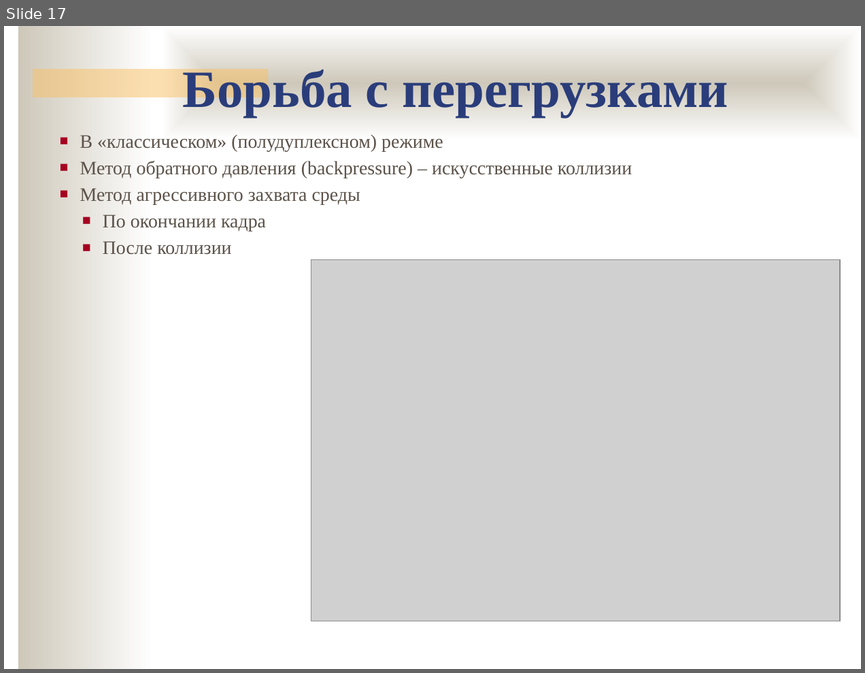
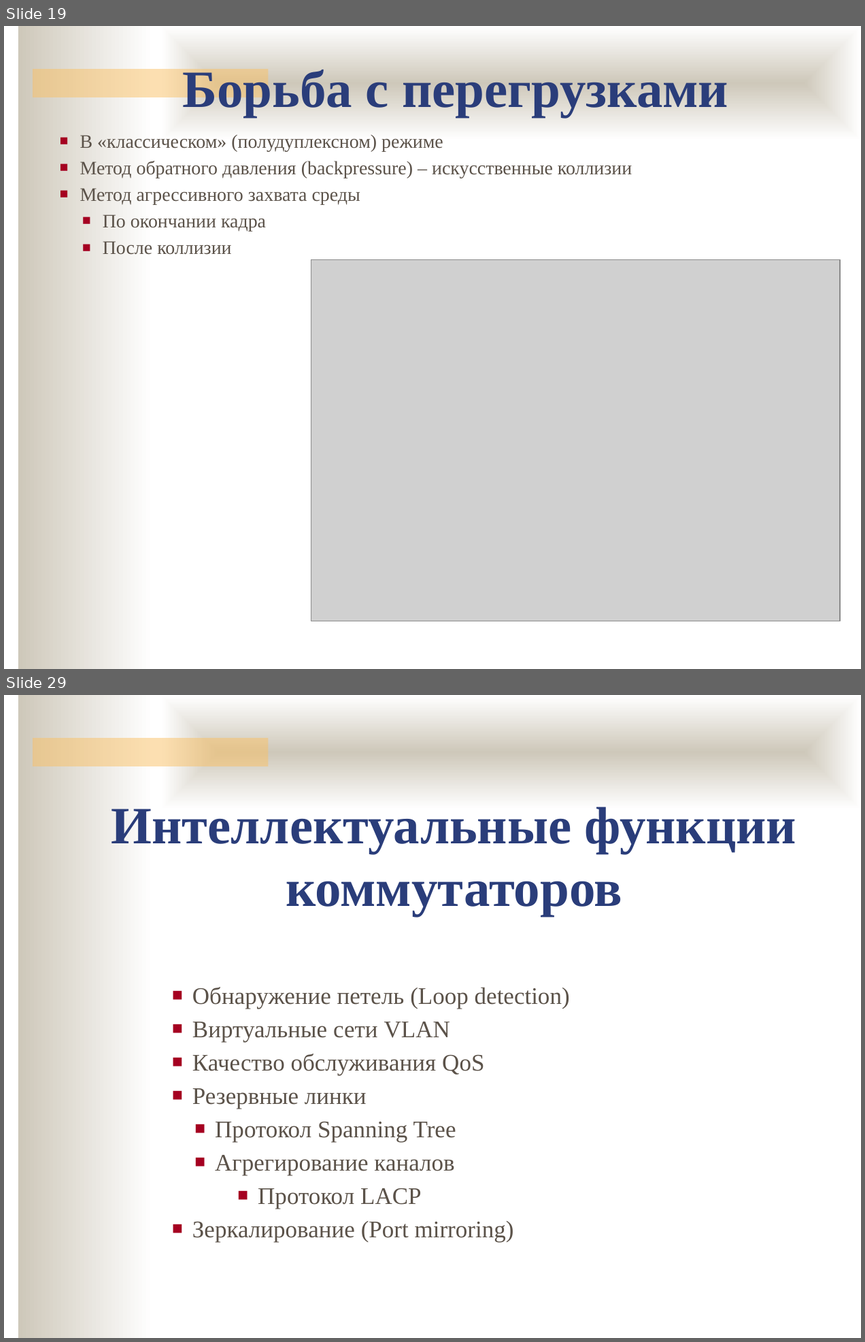
Before and after one commit to ukoloff/nets, a slide deck: 07.pptx. Shown one above the other, each under a label of ours: slide 17 before the commit, slides 19 and 29 after it; the slides between them are not shown. The pictures are 865x673 and 865x1342 pixels, drawn with LibreOffice and Linux fonts; fonts in the diff are those of the drawing; grey boxes stand for pictures; background and template pictures are left out. Boxes give left, top, right and bottom in pixels: in the first picture for what was removed or moved away, otherwise in the second. Text is boxed around its words. In the diff, an @@ line names an element or a change of style, - is before the commit and + after.

```diff
--- a/07.pptx
+++ b/07.pptx
@@ slide 29 added at [4,695,861,1338], background #FFFFFF; not listed: 3 template elements that a slide beside it also shows @@
@@ text added at [111,807,797,916], 44 pt, text #2A3D7A, bold @@
+Интеллектуальные функции коммутаторов
@@ text added at [192,987,570,1242], 20 pt, text #5B5249 @@
+■ Обнаружение петель (Loop detection)
+■ Виртуальные сети VLAN
+■ Качество обслуживания QoS
+■ Резервные линки
+  ■ Протокол Spanning Tree
+  ■ Агрегирование каналов
+    ■ Протокол LACP
+■ Зеркалирование (Port mirroring)
@@ what was slide 17 is now slide 19 @@
```
Also in this commit, not shown: 1 slide changed, 11 other slides added.
